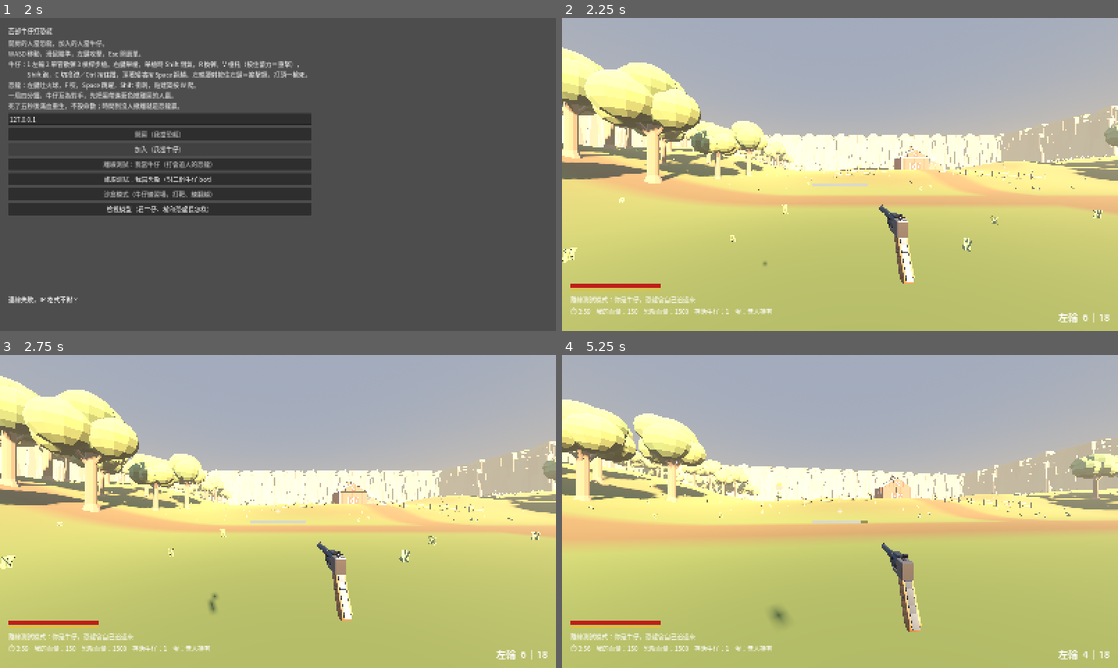
Above: before the commit, frames 1-4 (two rows, left to right).
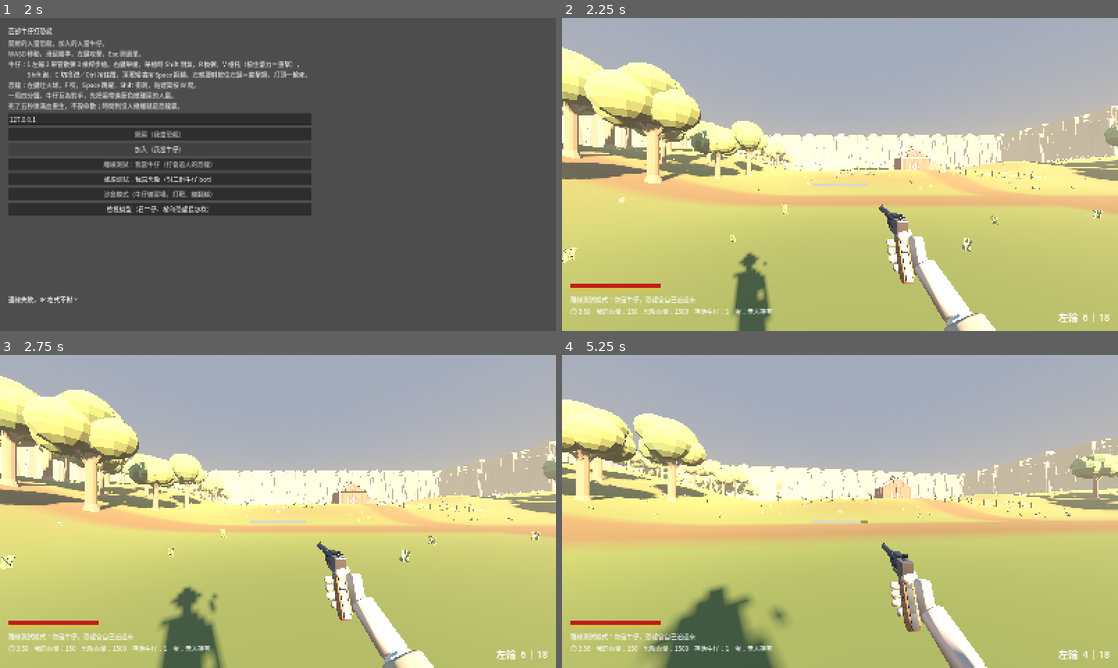
Above: after the commit, the same moments.

Repository: billxu0521/tank_war
Game: Godot game, scene res://main.tscn
Two runs of this game, one before a commit and one after it. Both use one fixed random seed, a clock stepped at 60 frames per second and the inputs below. Sound files missing from this copy of the repository are replaced by a short silence.
Inputs (mouse positions are in pixels of both pictures, inside the frame that each line leads up to):
- Up to frame 1 (2 s): click "開房（我當恐龍）" at 0.5 s; click "加入（我當牛仔）" at 1.25 s
- Up to frame 2 (2.25 s): click "離線測試：我當牛仔（打會追人的恐龍）" at 2 s
- Up to frame 3 (2.75 s): no input
- Up to frame 4 (5.25 s): tap Enter at 2.75 s; move the mouse to (867, 511) at 2.77 s; hold Right mouse button (aim) 2.78-3.53 s; hold W (move_forward) from 2.78 s (still down); click (867, 511) at 2.92 s; tap Space (jump) at 3.02, 3.77 s; move the mouse to (812, 511) at 3.52 s; tap Ctrl (crouch) at 3.6 s; move the mouse to (851, 505) at 4.27 s; tap C (crouch_toggle) at 4.35 s; move the mouse to (834, 517) at 5.02 s; click (834, 517) at 5.1 s

Frame 1 is identical in both runs. In frame 2, 3.1% of the frame differs, in the area x 30-87%, y 42-100%; in frame 3, 3.8%; in frame 4, 5.9%, in the area x 14-77%, y 68-100%.

Commit message:
feat: 手腳——第一人稱握槍的手、自己的靴子和影子、走路擺腿
- 手：Blender 建握槍的右手和托護木的左手（手指一節節包住、接前臂和風衣袖子），
  各槍場景記錄掛在哪個零件底下：步槍右手掛拉桿（跟著拉）、散彈左手掛槍管（換彈折開時跟著下去）
- 舉槍時手不擋畫面：長槍的握把手只斜 31 度（轉太多前臂會朝鏡頭伸過來），舉槍位置往前推 8 公分
- 腿：從身體拆成左右兩條、原點在髖關節，依移動速度前後擺；遠端的人用位置差算速度
- 自己：身體和頭只畫影子，低頭只畫靴子（整條腿從上面看只看得到褲管頂端）
- 測試：身體有影子、看得到腿、走路兩腿反向擺、步槍兩隻手在對的零件上

Co-Authored-By: Claude Opus 5.5 (1M context) <noreply@anthropic.com>

Diff:
--- a/cowboy/cowboy.gd
+++ b/cowboy/cowboy.gd
@@ -89,6 +89,8 @@
 @onready var _prompt: Label = $HUD/PromptLabel
 @onready var _body: MeshInstance3D = $Body
 @onready var _face: MeshInstance3D = $Head/Face
+@onready var _leg_l: MeshInstance3D = $Body/LegL
+@onready var _leg_r: MeshInstance3D = $Body/LegR
 @onready var _step_sound: AudioStreamPlayer = get_node_or_null("StepSound")
 @onready var _jump_sound: AudioStreamPlayer = get_node_or_null("JumpSound")
 @onready var _land_sound: AudioStreamPlayer = get_node_or_null("LandSound")
@@ -118,6 +120,14 @@
 var _look_delta := Vector2.ZERO
 var _step_timer := 0.0
 var _was_on_floor := true
+## 走路擺腿：步伐相位、目前的擺幅、上一幀的位置
+var _stride := 0.0
+var _swing := 0.0
+var _last_pos := Vector3.ZERO
+const STRIDE_RATE := 3.0          # 每走一公尺相位走多少，越大步子越碎
+## 自己的腿往前挪多少：腿在鏡頭正下方的話，低頭只看得到兩個褲管的頂端；
+## 往前一點才看得到褲管和靴子的正面
+const LOCAL_LEG_FORWARD := 0.25
 ## C 切換的蹲下（Ctrl 是按住蹲）。Hunt 兩種都有，切換的比較不累手
 var crouch_toggled := false
 ## 看著的門或梯子（有 interact() 的東西），沒有就是 null
@@ -141,23 +151,44 @@
 	_stamina_bar_width = _stamina_fill.size.x
 	_refresh_stamina_bar()
 
-	# 第一人稱不該看到自己的軀幹和臉
 	_skin()
-	_body.visible = not is_local
-	_face.visible = not is_local
+	if is_local:
+		# 第一人稱看不到自己的軀幹和臉，但影子要在（地上看得到自己的影子，像 Hunt 那樣）。
+		# 腿照樣畫：低頭看得到自己的靴子
+		_body.cast_shadow = GeometryInstance3D.SHADOW_CASTING_SETTING_SHADOWS_ONLY
+		_face.cast_shadow = GeometryInstance3D.SHADOW_CASTING_SETTING_SHADOWS_ONLY
+		for leg in [_leg_l, _leg_r]:
+			leg.position.z -= LOCAL_LEG_FORWARD
 	if not is_local:
 		_become_remote()
 		return
 	# 場景裡會有好幾台相機（每個玩家一台），不能靠 Godot 自動挑第一台——
 	# 那台可能是別人的。自己的一定要明講。
 	_camera.current = true
+
+
+## 走路時兩條腿繞髖關節前後擺，擺幅跟速度走。速度用位置差算：
+## 遠端的人沒有 velocity（位置是同步器塞的），自己和 bot 用這個也一樣準
+func _swing_legs(delta: float) -> void:
+	var moved := global_position - _last_pos
+	_last_pos = global_position
+	var speed := Vector2(moved.x, moved.z).length() / maxf(delta, 0.0001)
+	if speed > 20.0 or vaulting or _ladder:
+		speed = 0.0   # 瞬移（重生、爬到頂）和翻越、爬梯子時不擺
+	_stride += speed * delta * STRIDE_RATE
+	var amp := clampf(speed / walk_speed, 0.0, 1.4) * 0.45
+	_swing = move_toward(_swing, amp, delta * 3.0)   # 停下來時慢慢收，不要一下彈回直的
+	_leg_l.rotation.x = sin(_stride) * _swing
+	_leg_r.rotation.x = -sin(_stride) * _swing
 
 
 ## 把 Blender 建的牛仔（blender/cowboy.py）換到身體和頭上。
 ## 頭掛在 Head 底下，跟著上下看的角度轉，別人看得出你在看哪裡。
 func _skin() -> void:
 	var src := MODEL.instantiate()
-	for pair in [["CowboyBody", _body], ["CowboyHead", _face]]:
+	# 自己看自己的腿只畫靴子（整條腿從正上方看只看得到褲管頂端）
+	var leg := "Shin" if is_local else "Leg"
+	for pair in [["CowboyBody", _body], ["CowboyHead", _face], ["Cowboy%sL" % leg, _leg_l], ["Cowboy%sR" % leg, _leg_r]]:
 		var from := src.get_node_or_null(NodePath(pair[0])) as MeshInstance3D
 		if from:
 			(pair[1] as MeshInstance3D).mesh = from.mesh
@@ -176,6 +207,7 @@
 
 
 func _process(delta: float) -> void:
+	_swing_legs(delta)
 	if not is_local:
 		# 遠端角色拿同步過來的蹲下狀態重跑一次姿勢
 		# ponytail: 腳步聲和落地聲沒有同步，聽不到別人走路。要做就把 AudioStreamPlayer
--- a/cowboy/cowboy.tscn
+++ b/cowboy/cowboy.tscn
@@ -101,6 +101,13 @@
 ; 原點在腳底，網格一樣由 _skin() 換上來
 [node name="Body" type="MeshInstance3D" parent="."]
 
+; 兩條腿掛在身體底下（蹲下時跟著壓），原點在髖關節，走路時 cowboy.gd 讓它們前後擺
+[node name="LegL" type="MeshInstance3D" parent="Body"]
+transform = Transform3D(1, 0, 0, 0, 1, 0, 0, 0, 1, -0.1, 0.88, 0)
+
+[node name="LegR" type="MeshInstance3D" parent="Body"]
+transform = Transform3D(1, 0, 0, 0, 1, 0, 0, 0, 1, 0.1, 0.88, 0)
+
 [node name="Sync" type="MultiplayerSynchronizer" parent="."]
 replication_config = SubResource("Sync_player")
 
--- a/cowboy/weapon.gd
+++ b/cowboy/weapon.gd
@@ -55,6 +55,15 @@
 ## 這些動作要循環。命名 clip 改 loop_mode，分段則播到尾跳回頭。
 @export var looping: Array[String] = ["idle", "walk", "run", "jump_fall"]
 
+@export_group("Hands")
+## 第一人稱的手（models/cowboy.glb 的 HandGrip / HandSupport）掛在哪個零件底下、放哪。
+## 掛在會動的零件底下就會跟著動：步槍的右手掛拉桿、散彈的左手掛槍管（換彈折開時手跟著下去）
+@export var grip_parent: NodePath = ^"Model"
+@export var grip_hand := Transform3D()
+## 空的＝單手拿（左輪）
+@export var support_parent: NodePath
+@export var support_hand := Transform3D()
+
 @export_group("Procedural")
 ## 沒有 AnimationPlayer 時用這些零件做動作。路徑相對於武器根節點，沒有就留空。
 @export var model_path: NodePath = ^"Model"
@@ -92,8 +101,12 @@
 var _seg_loop := false
 
 
+const ARMS := preload("res://models/cowboy.glb")
+
+
 func _ready() -> void:
 	mag = mag_size
+	_add_hands()
 	_model = get_node_or_null(model_path)
 	if _model:
 		_rest_pos = _model.position
@@ -124,6 +137,21 @@
 func damage_at(dist: float) -> float:
 	var t := inverse_lerp(effective_range, hit_range, dist)
 	return damage * lerpf(1.0, falloff_min, clampf(t, 0.0, 1.0))
+
+
+func _add_hands() -> void:
+	var src := ARMS.instantiate()
+	for h: Array in [[&"HandGrip", grip_parent, grip_hand], [&"HandSupport", support_parent, support_hand]]:
+		var parent := get_node_or_null(h[1] as NodePath) if h[1] != NodePath() else null
+		var from := src.get_node_or_null(String(h[0])) as MeshInstance3D
+		if parent and from:
+			var mi := MeshInstance3D.new()
+			mi.name = String(h[0])
+			mi.mesh = from.mesh
+			mi.transform = h[2]
+			mi.cast_shadow = GeometryInstance3D.SHADOW_CASTING_SETTING_OFF   # 視角模型貼著鏡頭，影子會怪
+			parent.add_child(mi)
+	src.free()
 
 
 func has_action(action: StringName) -> bool:
--- a/cowboy/weapons/revolver.tscn
+++ b/cowboy/weapons/revolver.tscn
@@ -24,6 +24,7 @@
 muzzle_velocity = 330.0
 effective_range = 25.0
 ads_position = Vector3(0, -0.058, -0.5)
+grip_hand = Transform3D(1, 0, 0, 0, 0.9211, 0.3894, 0, -0.3894, 0.9211, 0.0000, -0.0350, 0.0320)
 cylinder_path = NodePath("Model/RevolverCylinder")
 hammer_path = NodePath("Model/RevolverHammer")
 
--- a/cowboy/weapons/rifle.tscn
+++ b/cowboy/weapons/rifle.tscn
@@ -21,7 +21,11 @@
 hit_range = 250.0
 muzzle_velocity = 440.0
 effective_range = 60.0
-ads_position = Vector3(0, -0.058, -0.12)
+ads_position = Vector3(0, -0.058, -0.2)
+grip_parent = NodePath("Model/RifleLever")
+grip_hand = Transform3D(1, 0, 0, 0, 0.8525, 0.5227, 0, -0.5227, 0.8525, 0.0000, -0.0010, 0.1350)
+support_parent = NodePath("Model")
+support_hand = Transform3D(1, 0, 0, 0, 1.0000, -0.0000, 0, 0.0000, 1.0000, 0.0000, 0.0120, -0.2200)
 hammer_path = NodePath("Model/RifleHammer")
 lever_path = NodePath("Model/RifleLever")
 
--- a/cowboy/weapons/shotgun.tscn
+++ b/cowboy/weapons/shotgun.tscn
@@ -23,7 +23,10 @@
 hit_range = 35.0
 muzzle_velocity = 300.0
 effective_range = 8.0
-ads_position = Vector3(0, -0.061, -0.18)
+ads_position = Vector3(0, -0.061, -0.26)
+grip_hand = Transform3D(1, 0, 0, 0, 0.8525, 0.5227, 0, -0.5227, 0.8525, 0.0000, 0.0030, 0.0800)
+support_parent = NodePath("Model/ShotgunBarrel")
+support_hand = Transform3D(1, 0, 0, 0, 1.0000, -0.0000, 0, 0.0000, 1.0000, 0.0000, 0.0100, -0.1340)
 hammer_path = NodePath("Model/ShotgunHammer")
 barrel_path = NodePath("Model/ShotgunBarrel")
 
--- a/test_battle.gd
+++ b/test_battle.gd
@@ -101,7 +101,7 @@
 		printerr("有 %d 項失敗" % _fails)
 		quit(1)
 	else:
-		print("OK：生怪、傷害、時間到判勝、重生、咬擊方向、離線兩種模式、牛仔身分與開槍、按鍵綁定、三把槍與音效不延遲子彈下墜有效射程爆頭閉氣蹲穩摔落輕重近戰兩條體力、沙盒、鄉村柵欄、地形起伏、F 開門爬梯子、翻柵欄和窗台、回大廳重開、建築擋視線、圍牆擋出界、暴龍骨架與尾巴慣性、側傾與位移延遲、開槍命中恐龍、恐龍跳躍、牛仔 bot、體力規則、衝刺技能、蛋與撤離、恐龍撿不到蛋、火球、中彈踉蹌都正常")
+		print("OK：生怪、傷害、時間到判勝、重生、咬擊方向、離線兩種模式、牛仔身分與開槍、按鍵綁定、三把槍與音效不延遲子彈下墜有效射程爆頭閉氣蹲穩摔落輕重近戰兩條體力、沙盒、鄉村柵欄、地形起伏、F 開門爬梯子、翻柵欄和窗台、手腳、回大廳重開、建築擋視線、圍牆擋出界、暴龍骨架與尾巴慣性、側傾與位移延遲、開槍命中恐龍、恐龍跳躍、牛仔 bot、體力規則、衝刺技能、蛋與撤離、恐龍撿不到蛋、火球、中彈踉蹌都正常")
 	return true
 
 # --- 共用 ---
@@ -254,7 +254,19 @@
 	m = _new_offline_game()
 	var me: Node = m.players.get_node(^"1")
 	_ck(me.is_local and me.get_node(^"Head/Camera3D").current, "自己的牛仔要用自己的相機")
-	_ck(not me.get_node(^"Body").visible, "第一人稱看不到自己的身體")
+	_ck(me.get_node(^"Body").cast_shadow == GeometryInstance3D.SHADOW_CASTING_SETTING_SHADOWS_ONLY,
+		"第一人稱看不到自己的身體，但要有影子")
+	_ck(me.get_node(^"Body/LegL").mesh != null and me.get_node(^"Body/LegL").visible, "低頭要看得到自己的腿")
+	# 走路擺腿：往前走一段，兩條腿要往相反方向擺
+	for i in 20:
+		me.global_position += Vector3(0, 0, -0.05)
+		me._swing_legs(1.0 / 60.0)
+	var l: float = me.get_node(^"Body/LegL").rotation.x
+	var r: float = me.get_node(^"Body/LegR").rotation.x
+	_ck(absf(l) > 0.02 and l * r < 0.0, "走路時兩條腿要反向擺（左 %.2f 右 %.2f）" % [l, r])
+	var gun: Node = me.viewmodel._weapons[2]
+	_ck(gun.get_node_or_null(^"Model/RifleLever/HandGrip") != null and gun.get_node_or_null(^"Model/HandSupport") != null,
+		"步槍要有兩隻手：右手在拉桿上、左手托護木")
 	_end(m)
 
 ## Hunt 式的三把槍和它們的規則
Binary file changed: models/cowboy.glb
Not shown, changed: blender/cowboy.py
